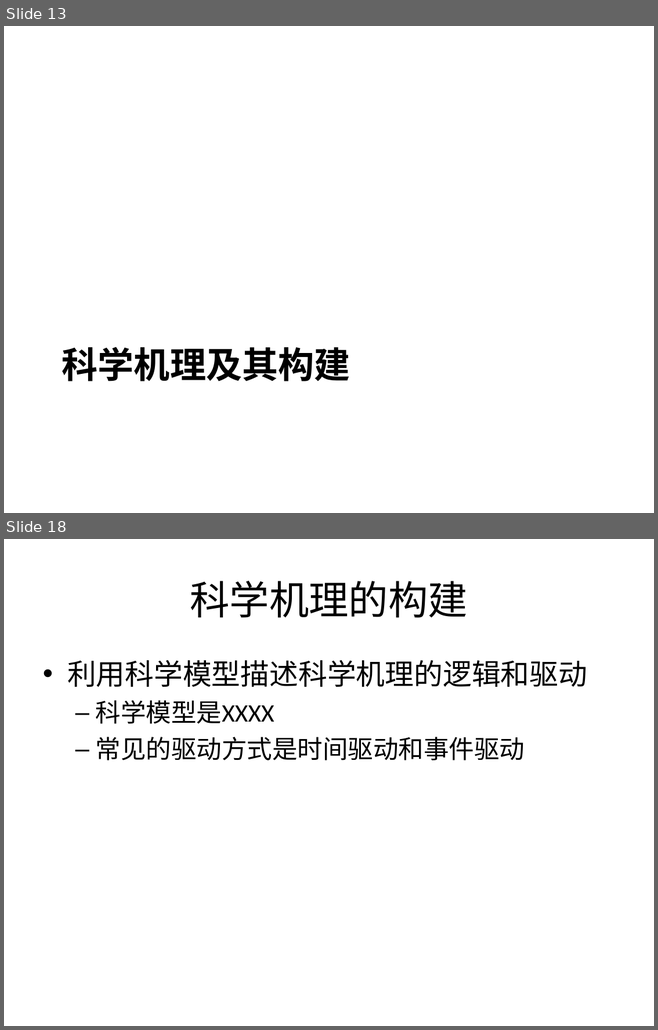
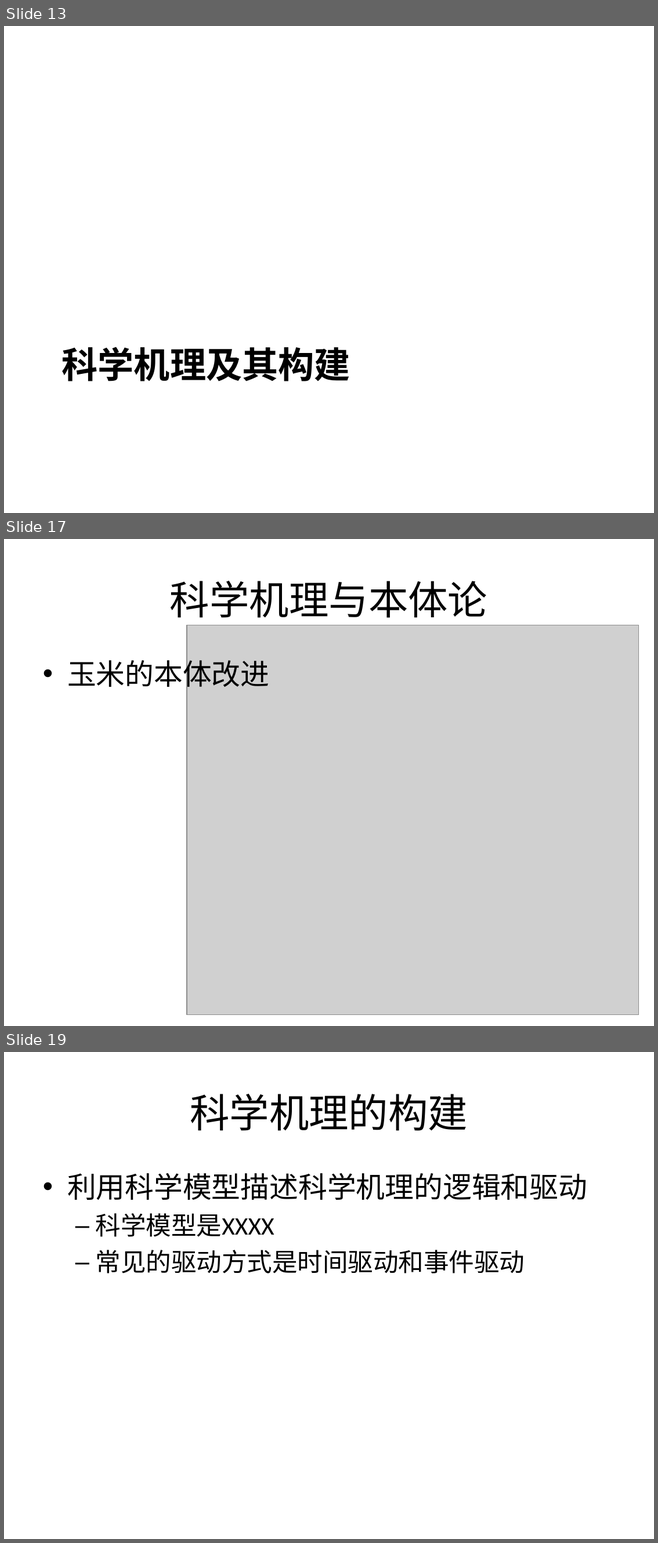
Before and after one commit to Nookleptia/qianmen3d, a slide deck: 毕设文件/毕设提纲.ppt. Shown one above the other, each under a label of ours: slides 13 and 18 before the commit, slides 13, 17 and 19 after it; the slides between them are not shown. The pictures are 658x1030 and 658x1543 pixels, drawn with LibreOffice and Linux fonts; fonts in the diff are those of the drawing; grey boxes stand for pictures. Boxes give left, top, right and bottom in pixels: in the first picture for what was removed or moved away, otherwise in the second. Text is boxed around its words. In the diff, an @@ line names an element or a change of style, - is before the commit and + after.

```diff
--- a/毕设文件/毕设提纲.ppt
+++ b/毕设文件/毕设提纲.ppt
@@ slide 17 added at (x1=4, y1=539, x2=654, y2=1026), background #FFFFFF @@
@@ title added at (x1=170, y1=581, x2=487, y2=618), 44 pt, text #000000 @@
+科学机理与本体论
@@ picture added at (x1=187, y1=625, x2=638, y2=1015) @@
@@ text added at (x1=67, y1=656, x2=270, y2=692), 32 pt, text #000000 @@
+• 玉米的本体改进
@@ what was slide 18 is now slide 19 @@
```
Also in this commit, not shown: 9 slides changed, 1 other slide added, 3 other files.
